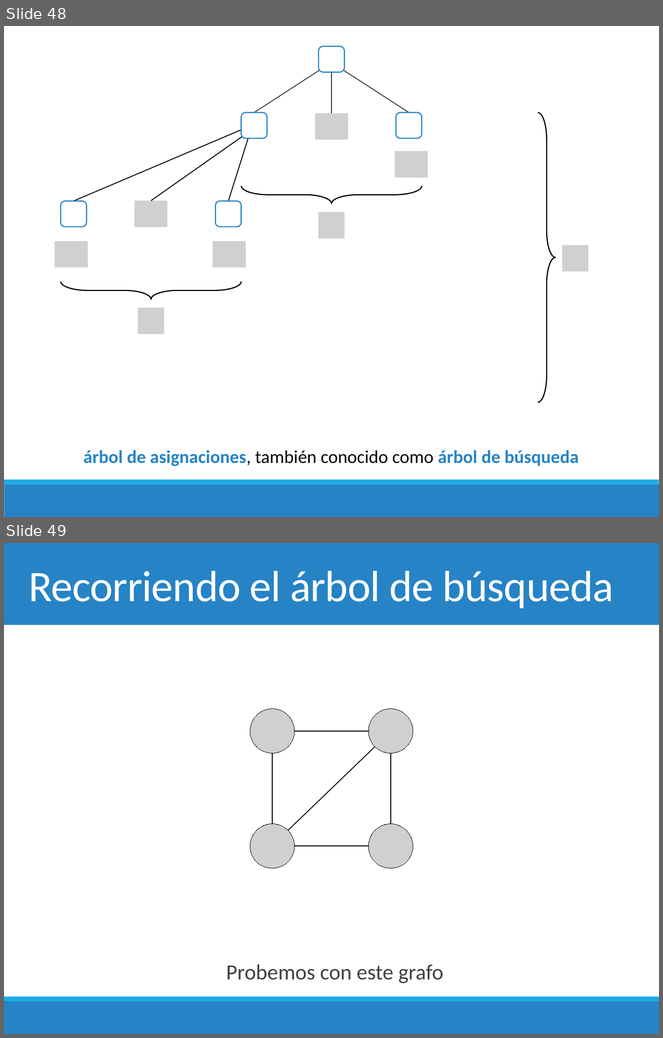
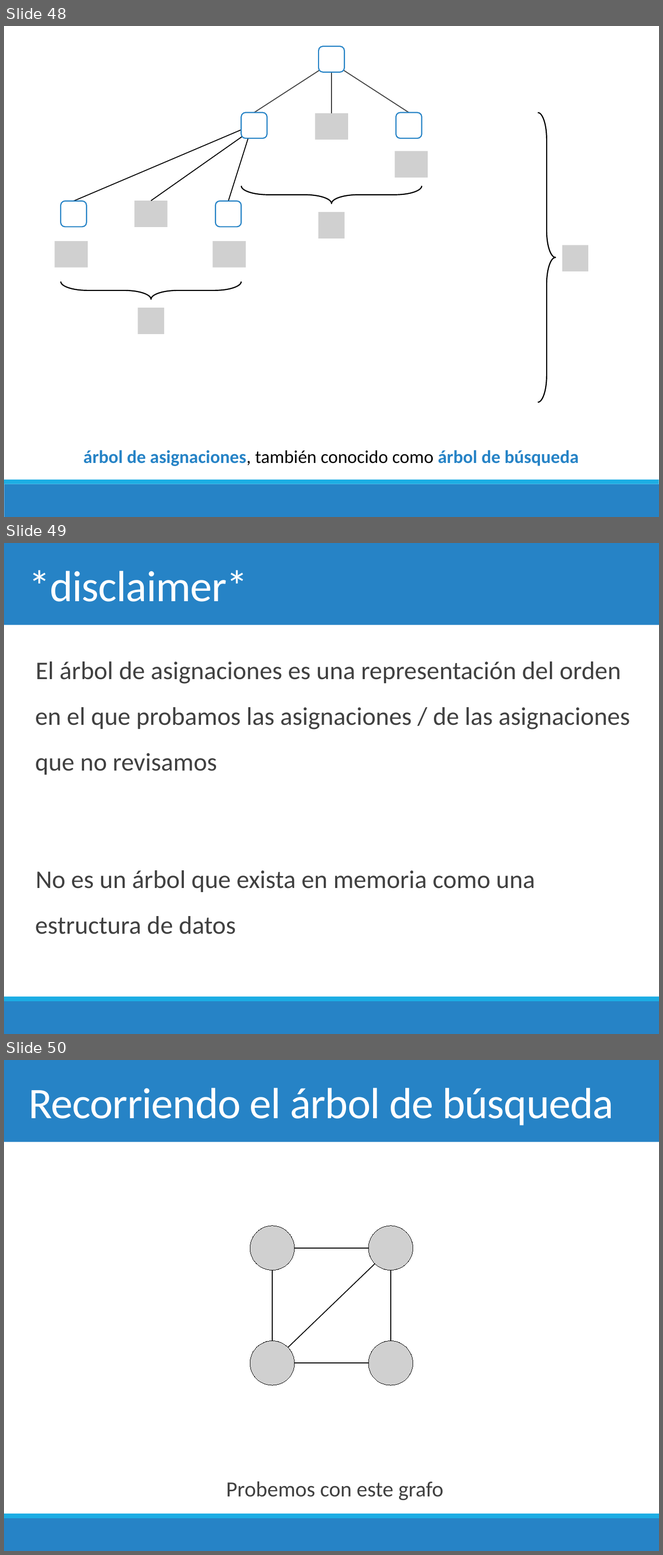
Before and after one commit to chris-carstens/2020-2, a slide deck: Clases/14 - Backtracking/Backtracking.pptx. Shown one above the other, each under a label of ours: slides 48 and 49 before the commit, slides 48, 49 and 50 after it. The pictures are 663x1038 and 663x1555 pixels, drawn with LibreOffice and Linux fonts; fonts in the diff are those of the drawing; grey boxes stand for pictures. Boxes give left, top, right and bottom in pixels: in the first picture for what was removed or moved away, otherwise in the second. Text is boxed around its words. In the diff, an @@ line names an element or a change of style, - is before the commit and + after.

```diff
--- a/Clases/14 - Backtracking/Backtracking.pptx
+++ b/Clases/14 - Backtracking/Backtracking.pptx
@@ slide 49 added at (4, 543, 659, 1034), background #FFFFFF; not listed: 3 template elements that a slide beside it also shows @@
@@ title added at (28, 570, 248, 602), 48 pt, text #FFFFFF @@
+*disclaimer*
@@ text added at (35, 662, 630, 935), 28 pt, text #404040 @@
+  El árbol de asignaciones es una representación del orden en el que probamos las asignaciones / de las asignaciones que no revisamos
+  No es un árbol que exista en memoria como una estructura de datos
@@ what was slide 49 is now slide 50 @@
```
Also in this commit, not shown: 20 slides changed, 3 other slides added, 3 other files.
